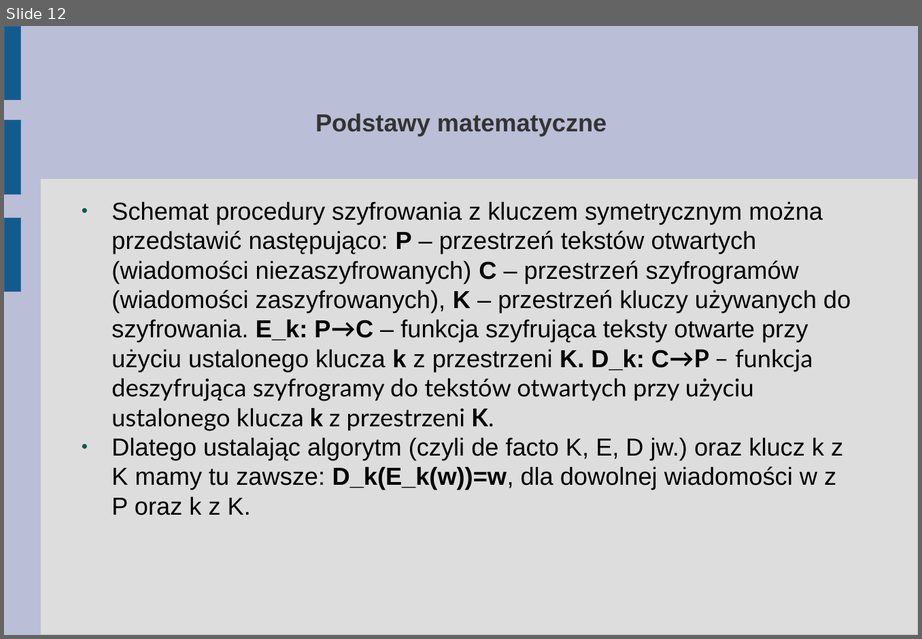
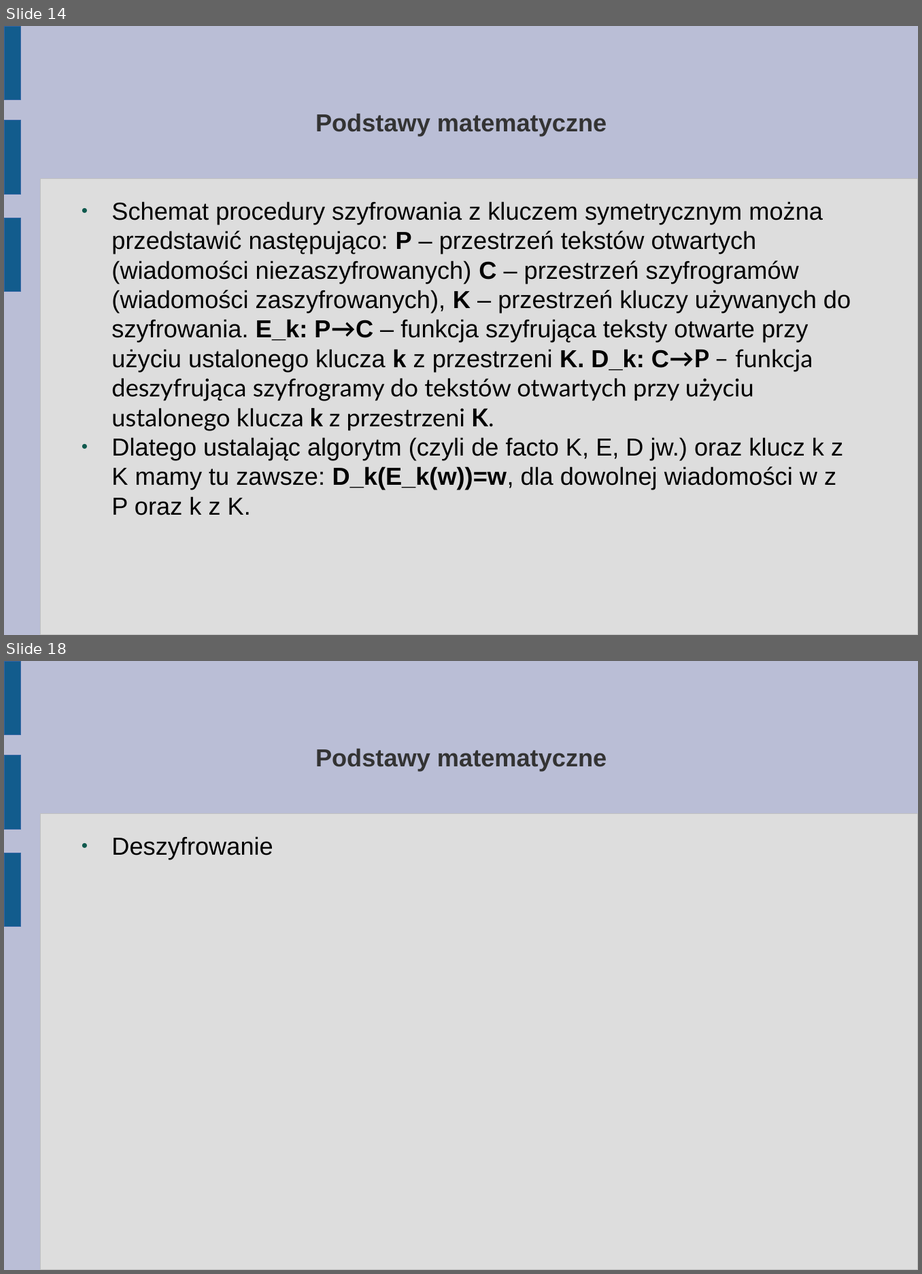
Before and after one commit to abhay123lp/internetvotingsystem, a slide deck: Tutorial/3. Troche matematyki (dla zainteresowanych).odp. Shown one above the other, each under a label of ours: slide 12 before the commit, slides 14 and 18 after it; the slides between them are not shown. The pictures are 922x639 and 922x1274 pixels, drawn with LibreOffice and Linux fonts; fonts in the diff are those of the drawing. Boxes give left, top, right and bottom in pixels: in the first picture for what was removed or moved away, otherwise in the second. Text is boxed around its words. In the diff, an @@ line names an element or a change of style, - is before the commit and + after.

```diff
--- a/Tutorial/3. Troche matematyki (dla zainteresowanych).odp
+++ b/Tutorial/3. Troche matematyki (dla zainteresowanych).odp
@@ slide 18 added at (4, 661, 918, 1270), background #BABED6; not listed: 4 template elements that a slide beside it also shows @@
@@ title added at (315, 749, 606, 770), 20.6 pt, text #333333, bold @@
+Podstawy matematyczne
@@ text added at (111, 836, 273, 860), 20.6 pt, text #000000 @@
+● Deszyfrowanie
@@ what was slide 12 is now slide 14 @@
```
Also in this commit, not shown: 2 slides changed, 4 other slides added.
